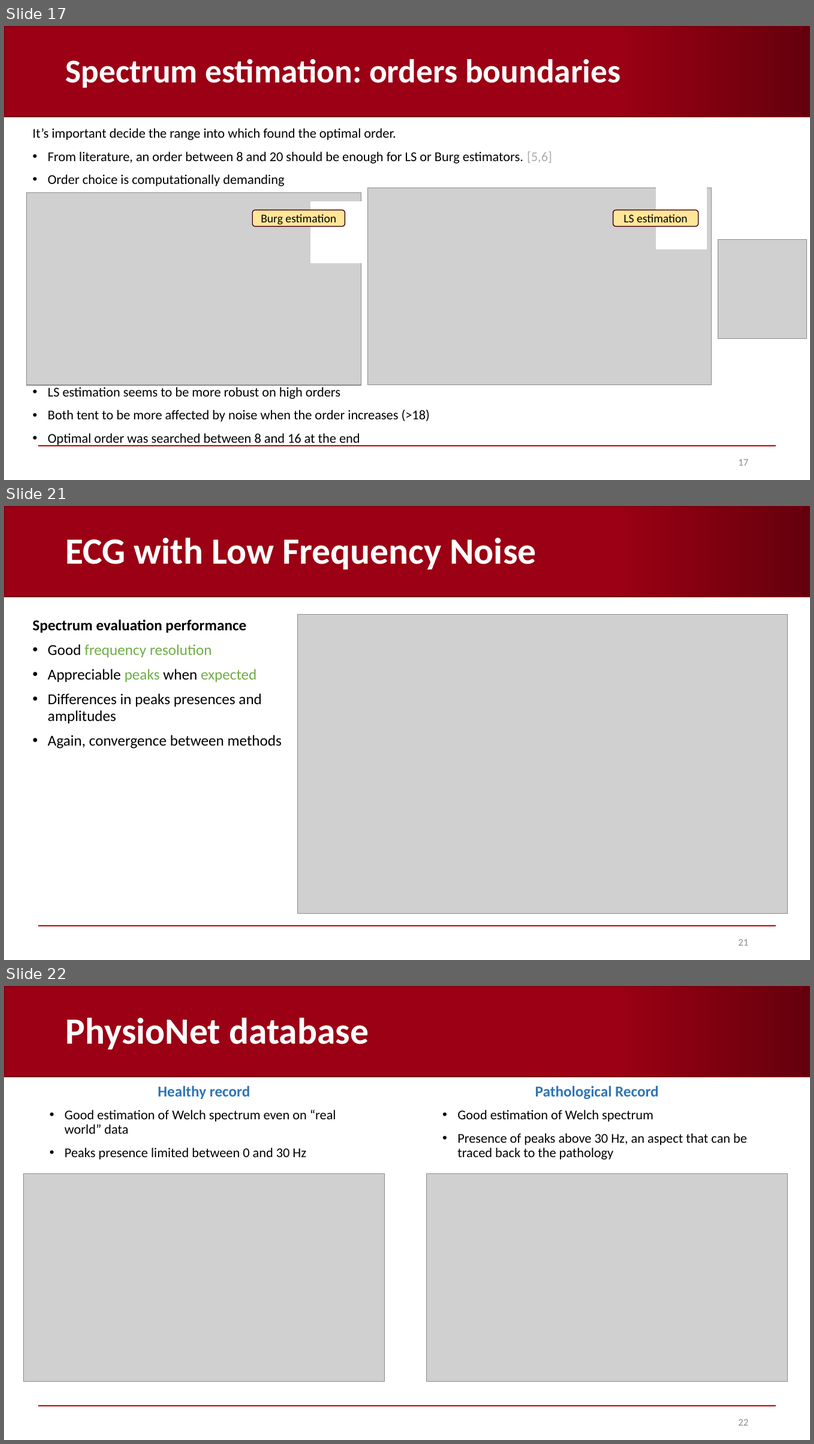
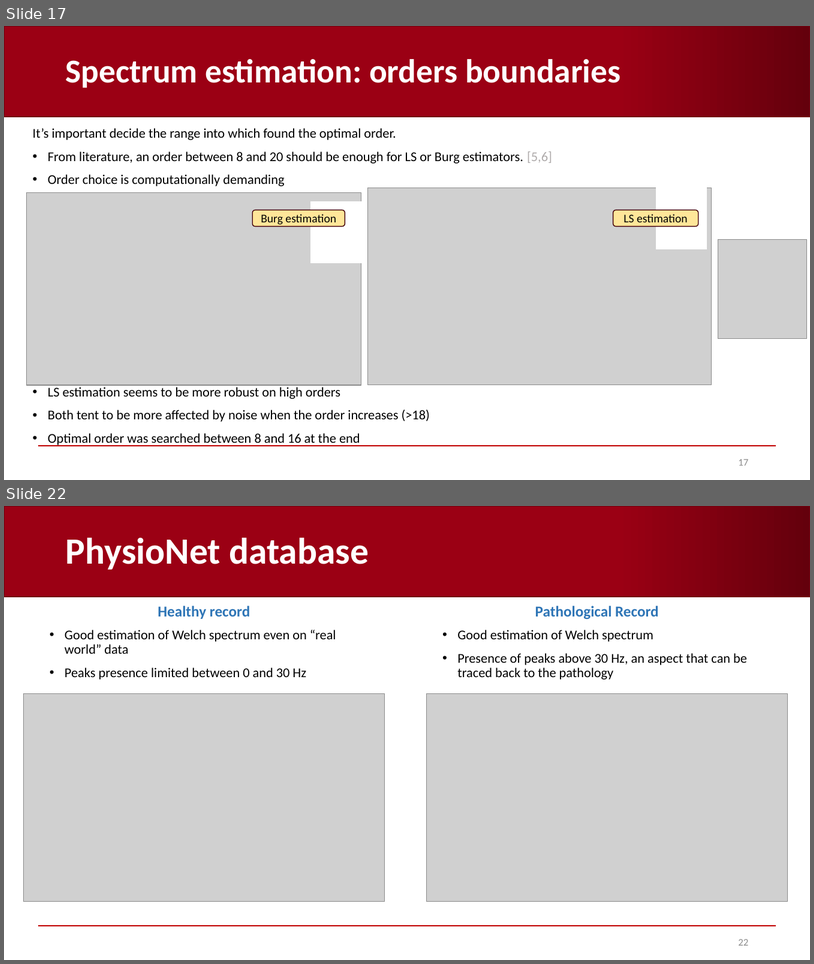
Before and after one commit to AndreaCorrado00/Tesi_magistrale_Corrado_Andrea, a slide deck: Documentation/3. in-depth spectrum analysis.pptx. Shown one above the other, each under a label of ours: slides 17, 21 and 22 before the commit, slides 17 and 22 after it; the slides between them are not shown. The pictures are 814x1444 and 814x964 pixels, drawn with LibreOffice and Linux fonts; fonts in the diff are those of the drawing; grey boxes stand for pictures; background and template pictures are left out. Boxes give left, top, right and bottom in pixels: in the first picture for what was removed or moved away, otherwise in the second. Text is boxed around its words. In the diff, an @@ line names an element or a change of style, - is before the commit and + after.

Commit message:
spectrum slides corrected

```diff
--- a/Documentation/3. in-depth spectrum analysis.pptx
+++ b/Documentation/3. in-depth spectrum analysis.pptx
@@ slide 21 removed at (4,506,810,960), background #FFFFFF; not listed: 2 template elements that a slide beside it also shows @@
@@ title removed at (65,537,536,570) @@
-ECG with Low Frequency Noise
@@ text removed at (33,619,282,748) @@
-Spectrum evaluation performance
-• Good frequency resolution
-• Appreciable peaks when expected
-• Differences in peaks presences and amplitudes
-• Again, convergence between methods
@@ picture removed at (298,614,788,913) @@
@@ page number removed at (738,939,749,945) @@
-21
```
Also in this commit, not shown: 7 slides changed, 5 slides added, 4 other slides removed, 2 other files.
